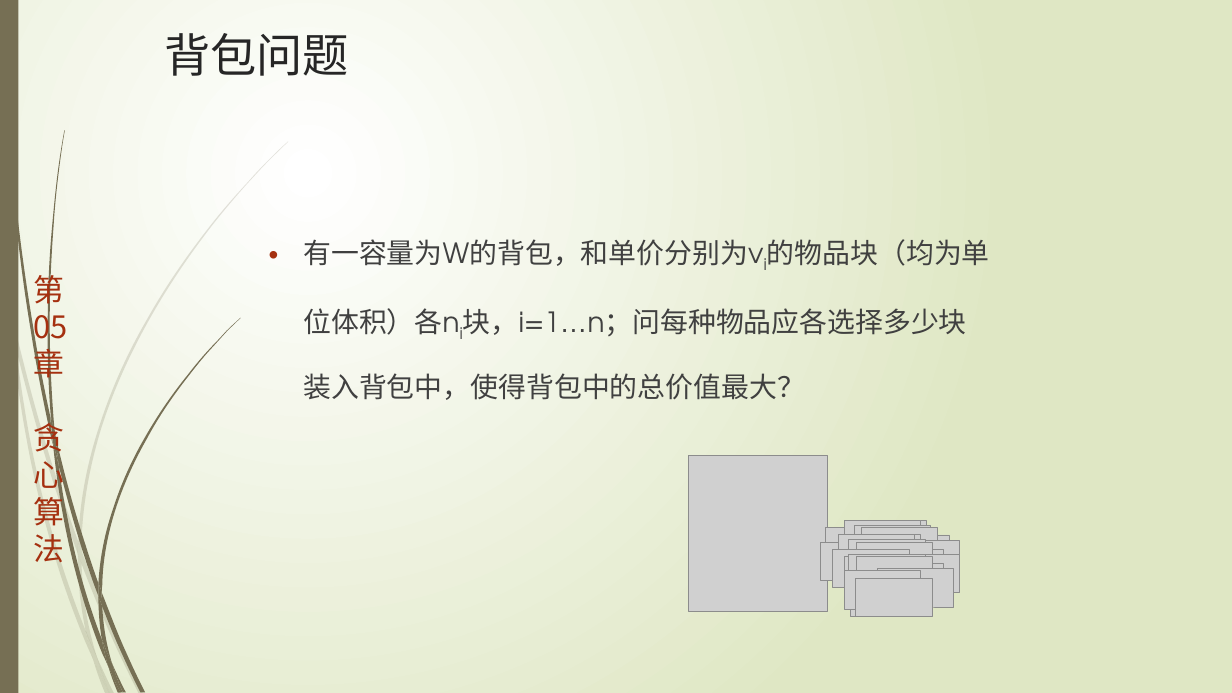
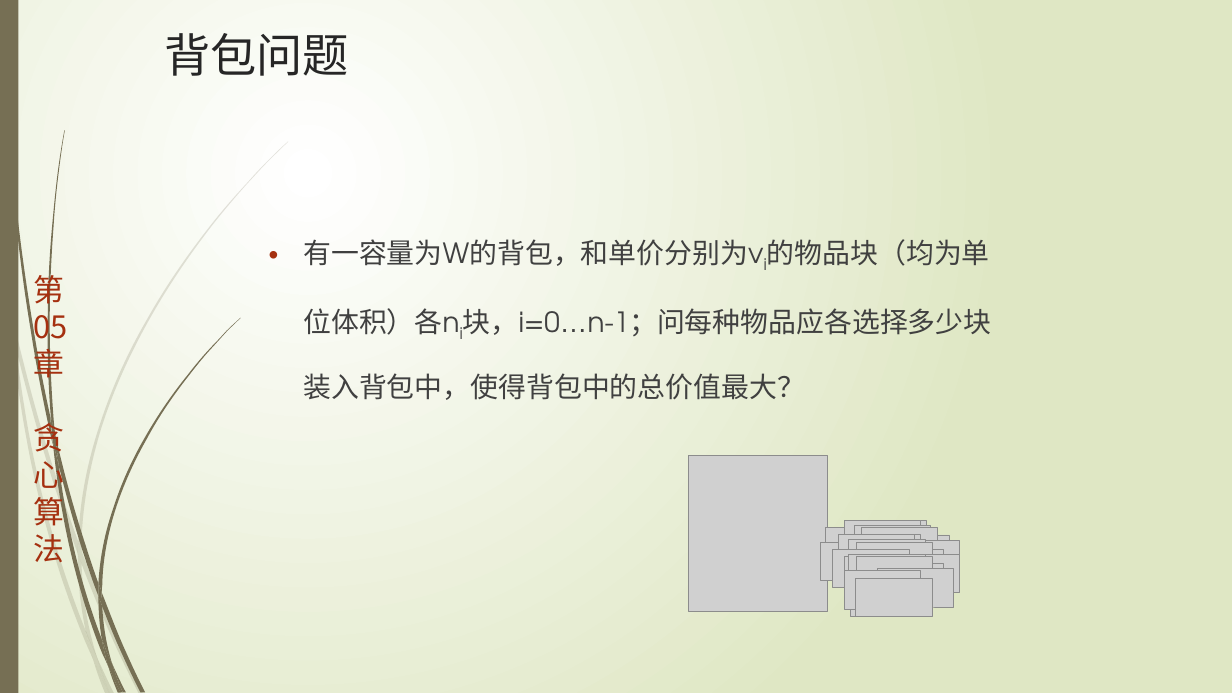
Before and after one commit to TeacherPeng/AlgorithmDesign, a slide deck: slide 9 of 教案/第05章.贪心算法.pptx (slide 8 before the commit). Drawn at 1232x693 pixels with LibreOffice and Linux fonts; fonts in the diff are those of the drawing; grey boxes stand for pictures. Boxes give left, top, right and bottom in pixels: in the first picture for what was removed or moved away, otherwise in the second. Text is boxed around its words. In the diff, an @@ line names an element or a change of style, - is before the commit and + after.

```diff
--- a/教案/第05章.贪心算法.pptx
+++ b/教案/第05章.贪心算法.pptx
@@ text at [303,239,992,400]: text changed @@
-• 有一容量为W的背包，和单价分别为vi的物品块（均为单位体积）各ni块，i=1…n；问每种物品应各选择多少块装入背包中，使得背包中的总价值最大？
+• 有一容量为W的背包，和单价分别为vi的物品块（均为单位体积）各ni块，i=0…n-1；问每种物品应各选择多少块装入背包中，使得背包中的总价值最大？
```
Also in this commit, not shown: 7 other slides changed, 1 slide added, 8 other files.
